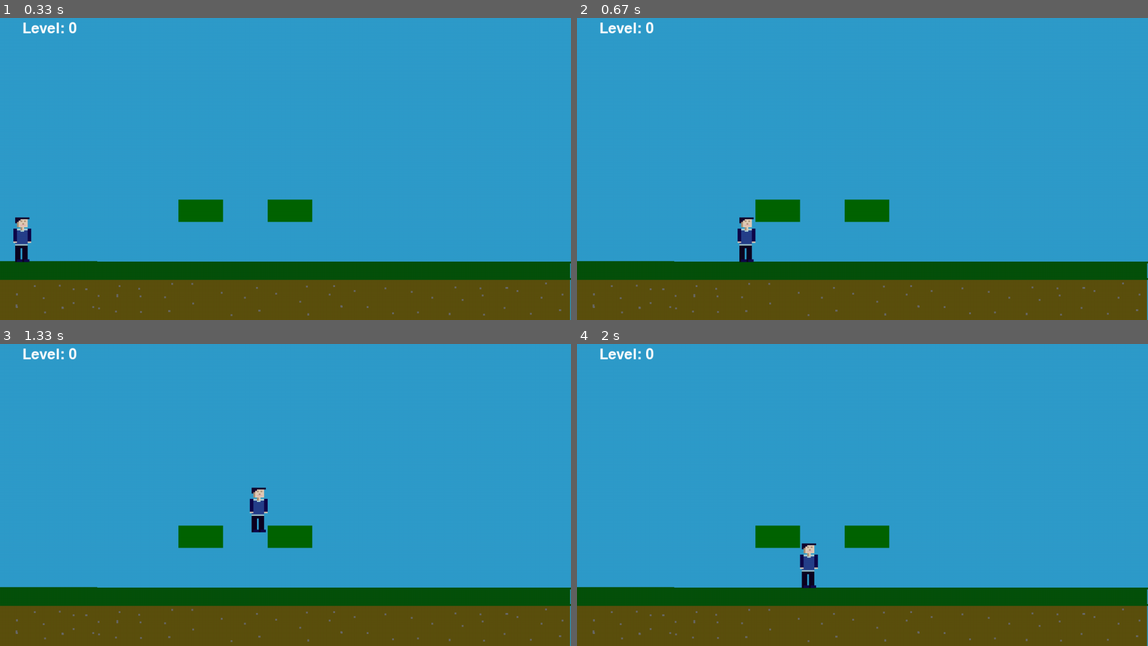
Above: before the commit, frames 1-4 (two rows, left to right).
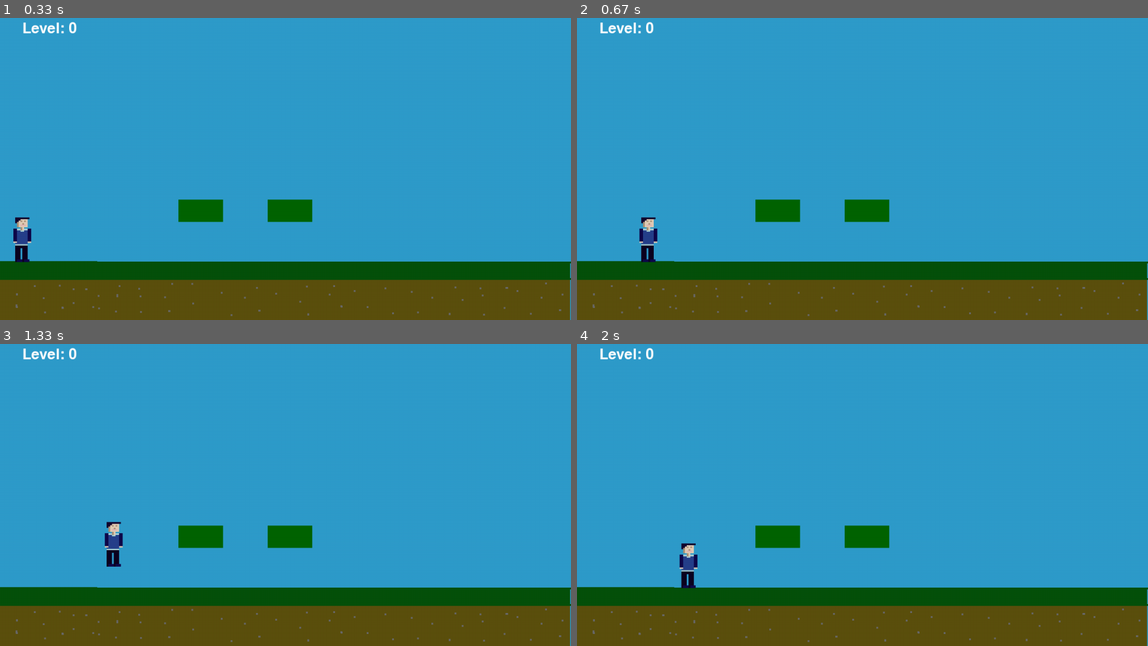
Above: after the commit, the same moments.

Repository: AliBosso/pygameTest
Game: pygame game, started from game2.py
Same seed, same stepped clock (60 frames per second), same inputs: the game is played once before the commit and once after it.
Inputs:
- Up to frame 1 (0.33 s): no input
- Up to frame 2 (0.67 s): hold Right from 0.33 s (still down)
- Up to frame 3 (1.33 s): release Right at 0.8 s; hold Up 0.83-1.13 s; hold Right from 1.17 s (still down)
- Up to frame 4 (2 s): release Right at 1.63 s; hold Left from 1.67 s (still down)

Frame 1 is identical in both runs. In frame 2, 0.7% of the frame differs, in the area x 10-32%, y 65-81%; in frame 3, 0.7%, in the area x 18-47%, y 47-74%; in frame 4, 0.7%.

Commit message:
Update game2.py

Diff:
--- a/game2.py
+++ b/game2.py
@@ -44,15 +44,26 @@
     pygame.Rect((700, 450), (100, 50)),
 ]
 
-def spikes_func():
-    global spikes_rect
+def spikes_func():#loops through the objetc list with the positions for the hitboxes, adn then in .blit(image var, pos of the hitbox)
     if level == 1:
-        # Properly position the spike rect
-        spikes_rect.topleft = (400, ground_y - spikes_rect.height) # FIXED: Subtract height so it sits on top of the ground
-        screen.blit(spikes, spikes_rect)
+        for spike in spikes_rects:
+            screen.blit(spikes, spike)
     elif level == 2:
-        spikes_rect.topleft = (600, ground_y - spikes_rect.height) # FIXED: Subtract height so it sits on top of the ground
-        screen.blit(spikes, spikes_rect) # FIXED: Added the missing blit to actually show the spike
+        for spike in spikes_rects2:
+            screen.blit(spikes, spike)
+
+
+# Create these right next to where you defined your boxes and boxes2 lists
+spikes_rects = [
+    pygame.Rect((920, 400 - 30), (30, 30)),     # Level 1 Spike on the box (Adjust 30, 30 to your image size)
+    pygame.Rect((400, ground_y - 30), (30, 30)), # Level 1 Spike on the ground
+]
+
+spikes_rects2 = [
+    pygame.Rect((600, ground_y - 30), (30, 30)), # Level 2 Spike on the ground
+]
+
+
 
 def levels():
     global level, boxes
@@ -63,6 +74,8 @@
             boxes.clear()
         if level == 2:
             boxes2.clear()
+    elif player_rect.x <= 25:
+        player_rect.midbottom = (player_start, ground_y)
 
 def moving():
     global velocity_y, on_ground
@@ -78,9 +91,9 @@
         velocity_y = -18
         on_ground = False
     if keys[pygame.K_LEFT]:
-        player_rect.x -= 20
+        player_rect.x -= 5
     if keys[pygame.K_RIGHT]:
-        player_rect.x += 20
+        player_rect.x += 5
 
     # Apply Gravity
     velocity_y += 1
@@ -125,9 +138,17 @@
 
 def is_touching_danger():
     global alive
-    # FIXED: Re-enabled and checked against spikes_rect instead of the raw image
-    if player_rect.colliderect(spikes_rect):
-        alive = False
+
+    if level == 1:
+        for spike in spikes_rects:
+            if player_rect.colliderect(spike):
+                alive = False
+
+    elif level == 2:
+        for spike in spikes_rects2:
+            if player_rect.colliderect(spike):
+                alive = False
+
 
 def living():
     global alive
@@ -142,8 +163,7 @@
         if event.type == pygame.QUIT:
             running = False
 
-    moving()
-    is_touching_danger() # FIXED: Added back to loop
+    moving() # FIXED: Added back to loop
     living()
     levels()
 
@@ -167,5 +187,7 @@
 
     screen.blit(player, player_rect)
 
+    is_touching_danger()
+
     pygame.display.flip()
     clock.tick(65)
